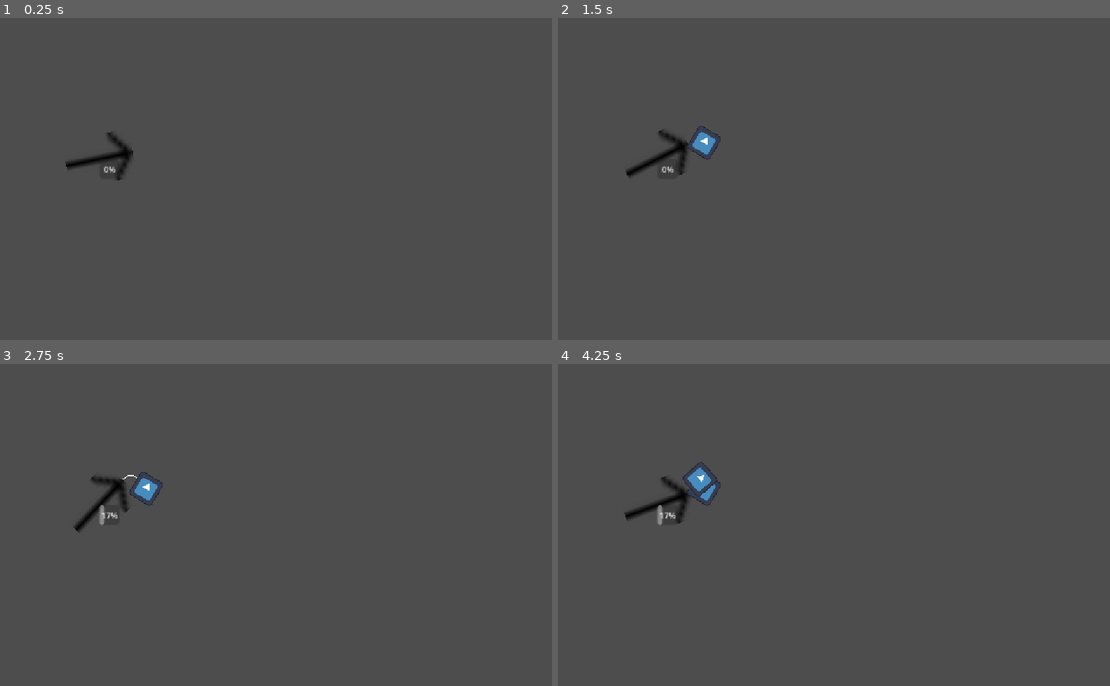
Above: before the commit, frames 1-4 (two rows, left to right).
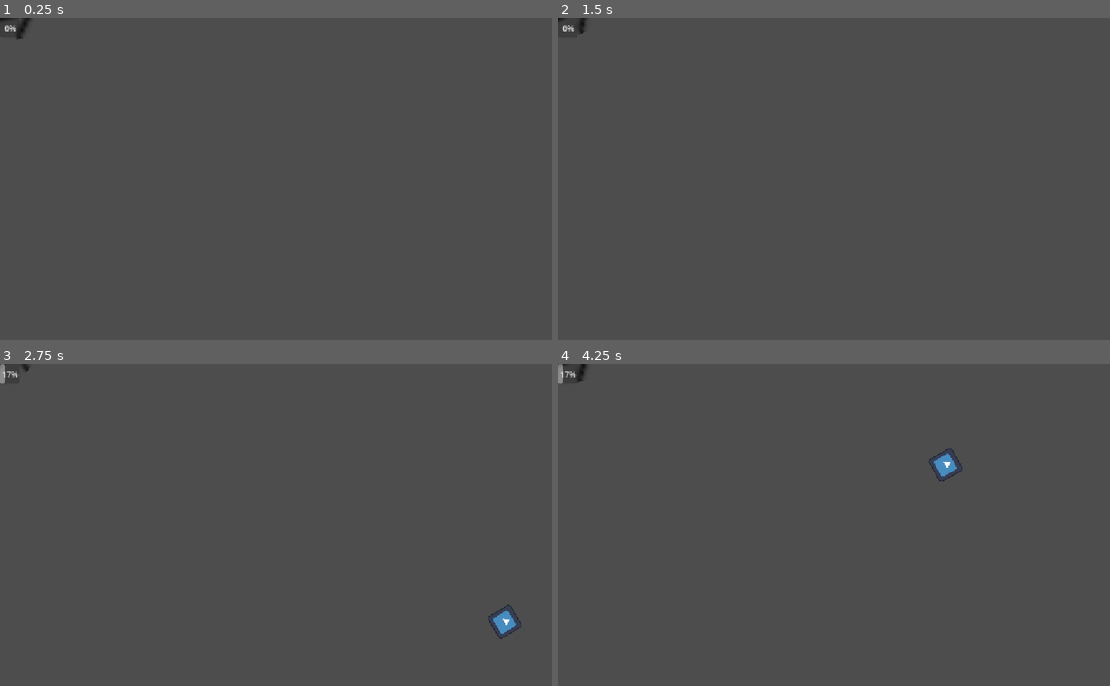
Above: after the commit, the same moments.

Repository: antonizamorais/game-jam-rede
Game: Godot game, scene res://src/game_controller.tscn
Two runs of this game, one before a commit and one after it. Both use one fixed random seed, a clock stepped at 60 frames per second and the inputs below. Before the commit the project starts from res://game_controller.tscn. The engine's default icon, where the game draws it, is replaced by a stand-in: a white triangle on a blue panel in a dark square.
Inputs:
- Up to frame 1 (0.25 s): no input
- Up to frame 2 (1.5 s): hold Space (launch_button) 0.53-1.28 s; tap Space (launch_button) at 1.35 s
- Up to frame 3 (2.75 s): hold Space (launch_button) from 2.03 s (still down)
- Up to frame 4 (4.25 s): release Space (launch_button) at 2.78 s; tap Space (launch_button) at 2.85 s; hold Space (launch_button) from 3.53 s (still down)

The runs differ from the first frame. In frame 1, 0.7% of the frame differs, in the area x 0-25%, y 0-51%; in frame 2, 0.9%; in frame 3, 1.1%; in frame 4, 1.3%, in the area x 0-74%, y 0-51%.

Commit message:
refact: Move scene/ script files to `src`

Diff:
--- /dev/null
+++ b/src/game_controller.tscn
@@ -0,0 +1,108 @@
+[gd_scene format=3 uid="uid://bf2huh5daucq"]
+
+[ext_resource type="Script" uid="uid://bhfcy34qr1m05" path="res://src/game_controller.gd" id="1_qnpg3"]
+[ext_resource type="PackedScene" uid="uid://jpul0wfqybwt" path="res://src/projectile.tscn" id="2_qnpg3"]
+[ext_resource type="Texture2D" uid="uid://cv8usfcvikrpn" path="res://assets/seta.svg" id="3_fp7jr"]
+
+[sub_resource type="Animation" id="Animation_pip85"]
+length = 0.001
+tracks/0/type = "value"
+tracks/0/imported = false
+tracks/0/enabled = true
+tracks/0/path = NodePath(".:rotation")
+tracks/0/interp = 1
+tracks/0/loop_wrap = true
+tracks/0/keys = {
+"times": PackedFloat32Array(0),
+"transitions": PackedFloat32Array(1),
+"update": 0,
+"values": [0.0]
+}
+
+[sub_resource type="Animation" id="Animation_3iy47"]
+resource_name = "aim_loop"
+loop_mode = 2
+tracks/0/type = "value"
+tracks/0/imported = false
+tracks/0/enabled = true
+tracks/0/path = NodePath(".:rotation")
+tracks/0/interp = 1
+tracks/0/loop_wrap = true
+tracks/0/keys = {
+"times": PackedFloat32Array(0, 1),
+"transitions": PackedFloat32Array(1, 1),
+"update": 0,
+"values": [0.0, -0.8726646259971648]
+}
+
+[sub_resource type="AnimationLibrary" id="AnimationLibrary_soqow"]
+_data = {
+&"RESET": SubResource("Animation_pip85"),
+&"aim_loop": SubResource("Animation_3iy47")
+}
+
+[sub_resource type="Animation" id="Animation_soqow"]
+length = 0.001
+tracks/0/type = "value"
+tracks/0/imported = false
+tracks/0/enabled = true
+tracks/0/path = NodePath(".:value")
+tracks/0/interp = 1
+tracks/0/loop_wrap = true
+tracks/0/keys = {
+"times": PackedFloat32Array(0),
+"transitions": PackedFloat32Array(1),
+"update": 0,
+"values": [0.0]
+}
+
+[sub_resource type="Animation" id="Animation_vgxje"]
+resource_name = "power_loop"
+length = 4.0
+loop_mode = 2
+tracks/0/type = "value"
+tracks/0/imported = false
+tracks/0/enabled = true
+tracks/0/path = NodePath(".:value")
+tracks/0/interp = 1
+tracks/0/loop_wrap = true
+tracks/0/keys = {
+"times": PackedFloat32Array(0, 4),
+"transitions": PackedFloat32Array(1, 1),
+"update": 0,
+"values": [0.0, 50.0]
+}
+
+[sub_resource type="AnimationLibrary" id="AnimationLibrary_i1fhm"]
+_data = {
+&"RESET": SubResource("Animation_soqow"),
+&"power_loop": SubResource("Animation_vgxje")
+}
+
+[node name="GameController" type="Node2D" unique_id=1076088073]
+script = ExtResource("1_qnpg3")
+projectile_scene = ExtResource("2_qnpg3")
+force_scale = 80.0
+trajectory_time = 99999.0
+
+[node name="AimPivot" type="Node2D" parent="." unique_id=774958404]
+
+[node name="Sprite2D" type="Sprite2D" parent="AimPivot" unique_id=908414787]
+position = Vector2(-3.8146973e-06, 3.8146973e-06)
+scale = Vector2(8.553517, 10.949184)
+texture = ExtResource("3_fp7jr")
+
+[node name="AnimationPlayer" type="AnimationPlayer" parent="AimPivot" unique_id=617017425]
+libraries/ = SubResource("AnimationLibrary_soqow")
+
+[node name="LaunchPoint" type="Marker2D" parent="AimPivot" unique_id=1057757032]
+position = Vector2(71, -1)
+
+[node name="PowerBar" type="ProgressBar" parent="." unique_id=1245425868]
+offset_right = 40.0
+offset_bottom = 40.0
+max_value = 50.0
+metadata/_edit_use_anchors_ = true
+
+[node name="AnimationPlayer" type="AnimationPlayer" parent="PowerBar" unique_id=908476789]
+libraries/ = SubResource("AnimationLibrary_i1fhm")
--- a/projectile.gd
+++ b/src/projectile.gd
@@ -9,6 +9,7 @@
 var v0: Vector2 = Vector2.ZERO
 var elapsed: float = 0.0
 var flying: bool = false
+
 
 func launch(from_position: Vector2, shoot_force: float, projectile_mass: float, shoot_angle_deg: float, grav: float) -> void:
 	force = shoot_force
@@ -28,6 +29,7 @@
 	flying = true
 	set_physics_process(true)
 
+
 func _physics_process(delta: float) -> void:
 	if not flying:
 		return
@@ -42,8 +44,8 @@
 	var current_velocity: Vector2 = v0 + Vector2(0.0, gravity_value) * elapsed
 	rotation = current_velocity.angle()
 
-	if global_position.y >= p0.y and elapsed > 0.1:
-		_stop_projectile()
+	#if elapsed > 0.1:
+		#_stop_projectile()
 
 func _on_body_entered(_body: Node2D) -> void:
 	_stop_projectile()
--- a/projectile.tscn
+++ b/src/projectile.tscn
@@ -1,19 +1,19 @@
 [gd_scene format=3 uid="uid://jpul0wfqybwt"]
 
-[ext_resource type="Script" uid="uid://blv5asfi5v78w" path="res://projectile.gd" id="1_qxf0c"]
-[ext_resource type="Texture2D" uid="uid://bi0nkpu3qfbhi" path="res://icon.svg" id="2_dgwo2"]
+[ext_resource type="Script" uid="uid://blv5asfi5v78w" path="res://src/projectile.gd" id="1_dve2u"]
+[ext_resource type="Texture2D" uid="uid://bi0nkpu3qfbhi" path="res://assets/icon.svg" id="2_y10rx"]
 
 [sub_resource type="RectangleShape2D" id="RectangleShape2D_qxf0c"]
 size = Vector2(101.5, 81.875)
 
 [node name="Projectile" type="Area2D" unique_id=1381878518]
 collision_layer = 2
-script = ExtResource("1_qxf0c")
+script = ExtResource("1_dve2u")
 
 [node name="Sprite2D" type="Sprite2D" parent="." unique_id=1954154958]
 position = Vector2(0, -2)
 scale = Vector2(0.41015628, 0.421875)
-texture = ExtResource("2_dgwo2")
+texture = ExtResource("2_y10rx")
 
 [node name="CollisionShape2D" type="CollisionShape2D" parent="." unique_id=1115770939]
 light_mask = 2
--- /dev/null
+++ b/src/test/camera_2d_autoscroll.gd
@@ -0,0 +1,11 @@
+extends Camera2D
+
+
+var direction: float = 1.
+func _process(delta: float) -> void:
+	position.x += delta * direction * 400 # px/s
+	if position.x + 1920 >= limit_right:
+		direction = -1.
+		position.x += limit_right - (position.x + 1920)
+	elif position.x <= limit_left:
+		direction = 1.
--- a/game_controller.tscn
+++ b/src/test/game_controller.tscn
@@ -1,8 +1,8 @@
-[gd_scene format=3 uid="uid://bf2huh5daucq"]
+[gd_scene format=3 uid="uid://8xs7vk32iyjm"]
 
-[ext_resource type="Texture2D" uid="uid://cv8usfcvikrpn" path="res://seta.svg" id="1_3iy47"]
-[ext_resource type="Script" uid="uid://bhfcy34qr1m05" path="res://game_controller.gd" id="1_soqow"]
-[ext_resource type="PackedScene" uid="uid://jpul0wfqybwt" path="res://projectile.tscn" id="2_vgxje"]
+[ext_resource type="Script" uid="uid://bhfcy34qr1m05" path="res://src/game_controller.gd" id="1_x5g8a"]
+[ext_resource type="PackedScene" uid="uid://jpul0wfqybwt" path="res://src/projectile.tscn" id="2_au1r1"]
+[ext_resource type="Texture2D" uid="uid://cv8usfcvikrpn" path="res://assets/seta.svg" id="3_rt8jy"]
 
 [sub_resource type="Animation" id="Animation_pip85"]
 length = 0.001
@@ -82,17 +82,21 @@
 [sub_resource type="RectangleShape2D" id="RectangleShape2D_x1nbf"]
 size = Vector2(162, 681)
 
+[sub_resource type="WorldBoundaryShape2D" id="WorldBoundaryShape2D_6ybug"]
+
 [node name="GameController" type="Node2D" unique_id=1076088073]
 position = Vector2(200, 284)
-script = ExtResource("1_soqow")
-projectile_scene = ExtResource("2_vgxje")
+script = ExtResource("1_x5g8a")
+projectile_scene = ExtResource("2_au1r1")
+force_scale = 80.0
+trajectory_time = 99999.0
 
 [node name="AimPivot" type="Node2D" parent="." unique_id=774958404]
 
 [node name="Sprite2D" type="Sprite2D" parent="AimPivot" unique_id=908414787]
 position = Vector2(-3.8146973e-06, 3.8146973e-06)
 scale = Vector2(8.553517, 10.949184)
-texture = ExtResource("1_3iy47")
+texture = ExtResource("3_rt8jy")
 
 [node name="AnimationPlayer" type="AnimationPlayer" parent="AimPivot" unique_id=617017425]
 libraries/ = SubResource("AnimationLibrary_soqow")
@@ -115,3 +119,10 @@
 position = Vector2(957, 34.5)
 shape = SubResource("RectangleShape2D_x1nbf")
 debug_color = Color(0.89815867, 0.26633158, 0.43985853, 0.41960785)
+
+[node name="StaticBody2D2" type="StaticBody2D" parent="." unique_id=2113570910]
+position = Vector2(18, 366)
+
+[node name="CollisionShape2D" type="CollisionShape2D" parent="StaticBody2D2" unique_id=362945079]
+shape = SubResource("WorldBoundaryShape2D_6ybug")
+debug_color = Color(0.89815867, 0.26633158, 0.43985853, 0.41960785)
Renamed: game_controller.gd -> src/game_controller.gd
Renamed: game_controller.gd.uid -> src/game_controller.gd.uid
Renamed: projectile.gd.uid -> src/projectile.gd.uid
Not shown, added: src/test/camera_2d_autoscroll.gd.uid
Renamed: test/projectile_test.tscn -> src/test/projectile_test.tscn
